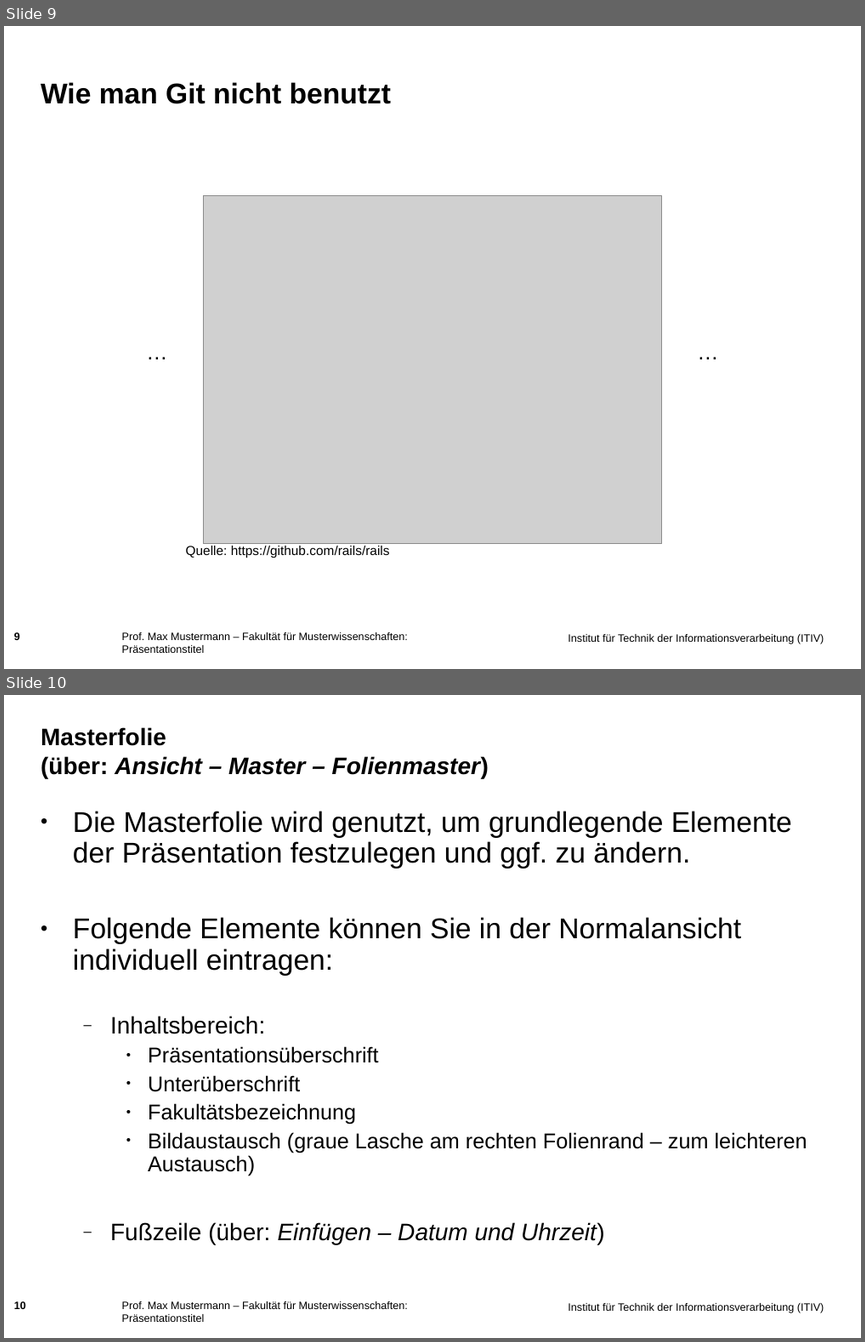
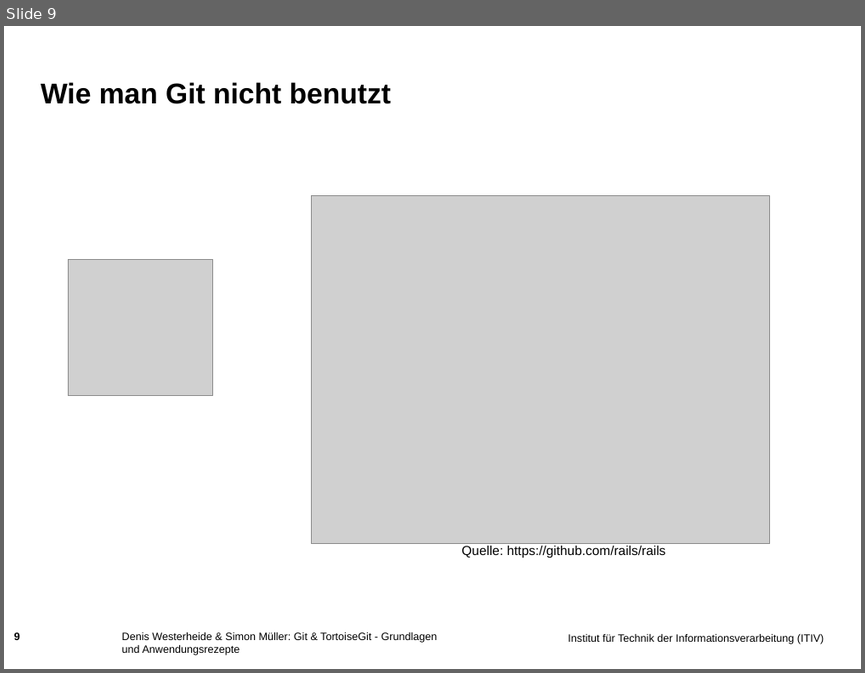
Before and after one commit to muellesi/PSE_2018, a slide deck: Präsentation/Simon/Praesentationsfolien_Simon.ppt. Shown one above the other, each under a label of ours: slides 9 and 10 before the commit, slide 9 after it. The pictures are 865x1342 and 865x673 pixels, drawn with LibreOffice and Linux fonts; fonts in the diff are those of the drawing; grey boxes stand for pictures; background and template pictures are left out. Boxes give left, top, right and bottom in pixels: in the first picture for what was removed or moved away, otherwise in the second. Text is boxed around its words. In the diff, an @@ line names an element or a change of style, - is before the commit and + after.

```diff
--- a/Präsentation/Simon/Praesentationsfolien_Simon.ppt
+++ b/Präsentation/Simon/Praesentationsfolien_Simon.ppt
@@ slide 10 removed at (4,695,861,1338), background picture (left out); not listed: 1 template element that a slide beside it also shows @@
@@ title removed at (41,727,488,778) @@
-Masterfolie
-(über: Ansicht – Master – Folienmaster)
@@ text removed at (73,811,807,1245) @@
-• Die Masterfolie wird genutzt, um grundlegende Elemente der Präsentation festzulegen und ggf. zu ändern.
-• Folgende Elemente können Sie in der Normalansicht individuell eintragen:
-  – Inhaltsbereich:
-    • Präsentationsüberschrift
-    • Unterüberschrift
-    • Fakultätsbezeichnung
-    • Bildaustausch (graue Lasche am rechten Folienrand – zum leichteren Austausch)
-  – Fußzeile (über: Einfügen – Datum und Uhrzeit)
@@ page number removed at (14,1301,26,1309) @@
-10
@@ text removed at (122,1301,408,1321) @@
-Prof. Max Mustermann – Fakultät für Musterwissenschaften: Präsentationstitel
@@ slide 9 changed as well @@
@@ picture: place and size @@
-picture at (203,196,661,544)
+picture at (312,196,770,544)
@@ picture added at (69,260,213,396) @@
@@ text removed at (137,334,177,368) @@
-…
@@ text removed at (688,334,727,368) @@
-…
@@ text "Quelle: https://github.com/rails/rails": place and size @@
-text "Quelle: https://github.com/rails/rails" at (186,545,390,558)
+text "Quelle: https://github.com/rails/rails" at (461,545,666,558)
@@ text at (122,632,438,655): text changed @@
-Prof. Max Mustermann – Fakultät für Musterwissenschaften: Präsentationstitel
+Denis Westerheide & Simon Müller: Git & TortoiseGit - Grundlagen und Anwendungsrezepte
```
Also in this commit, not shown: 8 other slides changed, 3 slides added, 3 other slides removed, 4 other files.
